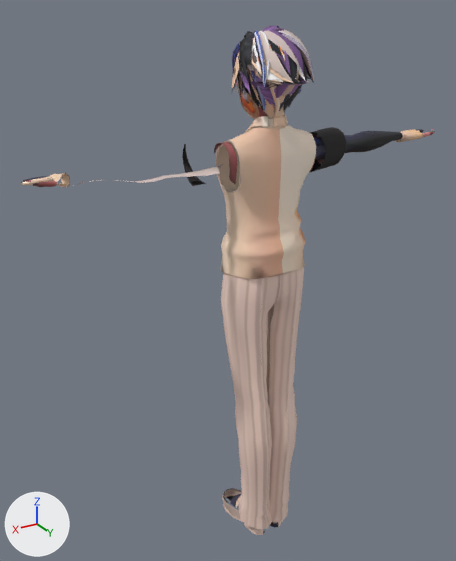
The glTF model public/models/vroid-nam2.glb as it was, and as the next commit left it.
Before and after are seen from a 50 mm lens placed at (1.055, 1.532, 1.776), pointed at (0.079, -0.095, 0.963). The axes (+X, +Y, +Z) are drawn at lower left. The lights are the same throughout. The older version comes first. Vertices at exactly the same position are counted once.

The first picture shows 'Body'.
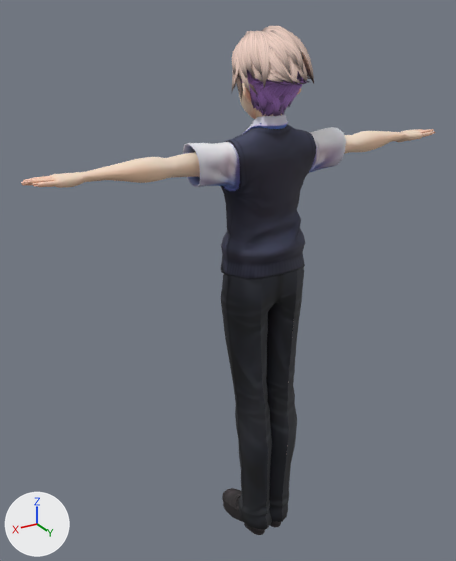
Edits to the bpy script that builds the scene:
```text
Change me_body:
    used by ob_body; location = (0.0, 0.0, 0.0)
    remove me_body.from_pydata(...)  # 10212 vertices, 13872 faces; spans x -0.71..0.71, y -0.16..0.16, z 0.0..1.73
    add me_body.from_pydata(...)  # 10231 vertices, 13937 faces; spans x -0.71..0.71, y -0.16..0.16, z 0.0..1.73
    me_body part 1: 48 vertices moved within x -0.7..0.7, y -0.09..0.13, z 0.05..1.71; 23 vertices removed from x -0.7..0.7, y -0.11..0.08, z 0.01..1.72; 42 vertices added at x -0.58..0.58, y -0.11..0.13, z 0.57..1.72
    me_body part 2: 13290 kept faces spanning x -0.71..0.71, y -0.16..0.16, z 0.0..1.73 get new texture (UV) coordinates
```

Location of each change, [x1, y1, x2, y2] in pixels of the pictures (456 x 561 px; the box of a moved part takes in the faces that stretch with it):
part 1 of me_body, moved or reshaped: before [22, 32, 299, 508]; after [23, 34, 316, 279]
part 2 of me_body, surface changed (beige to black): [21, 26, 434, 535] in both
